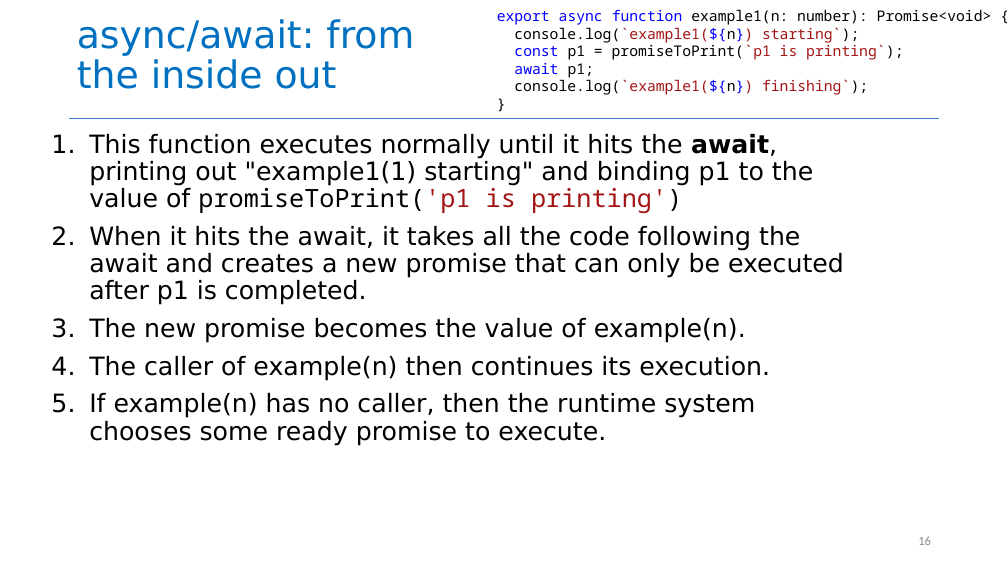
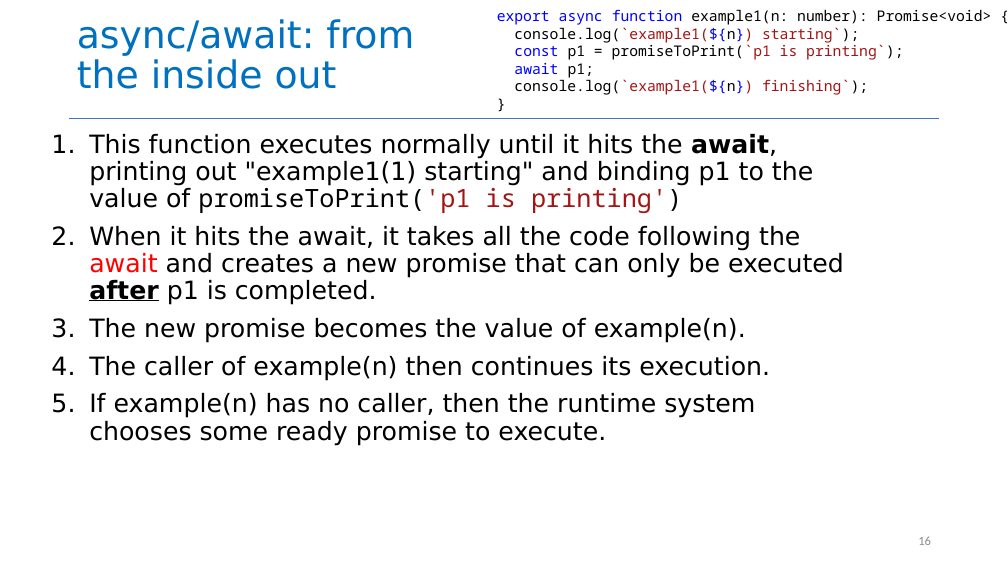
Before and after one commit to neu-se/CS4530-Spring-2025, a slide deck: slide 16 of Slides/Module 06 Concurrency Patterns in Typescript.pptx. Drawn at 1008x567 pixels with LibreOffice and Linux fonts; fonts in the diff are those of the drawing. Boxes give left, top, right and bottom in pixels: in the first picture for what was removed or moved away, otherwise in the second. Text is boxed around its words. In the diff, an @@ line names an element or a change of style, - is before the commit and + after.

```diff
--- a/Slides/Module 06 Concurrency Patterns in Typescript.pptx
+++ b/Slides/Module 06 Concurrency Patterns in Typescript.pptx
@@ text at (89, 226, 844, 305): text colour #000000 to #FF0000 in "await"; bold on, underline on in "after" @@
```
Also in this commit, not shown: 10 other slides changed, 3 slides added, 1 slide removed, 1 other file.
